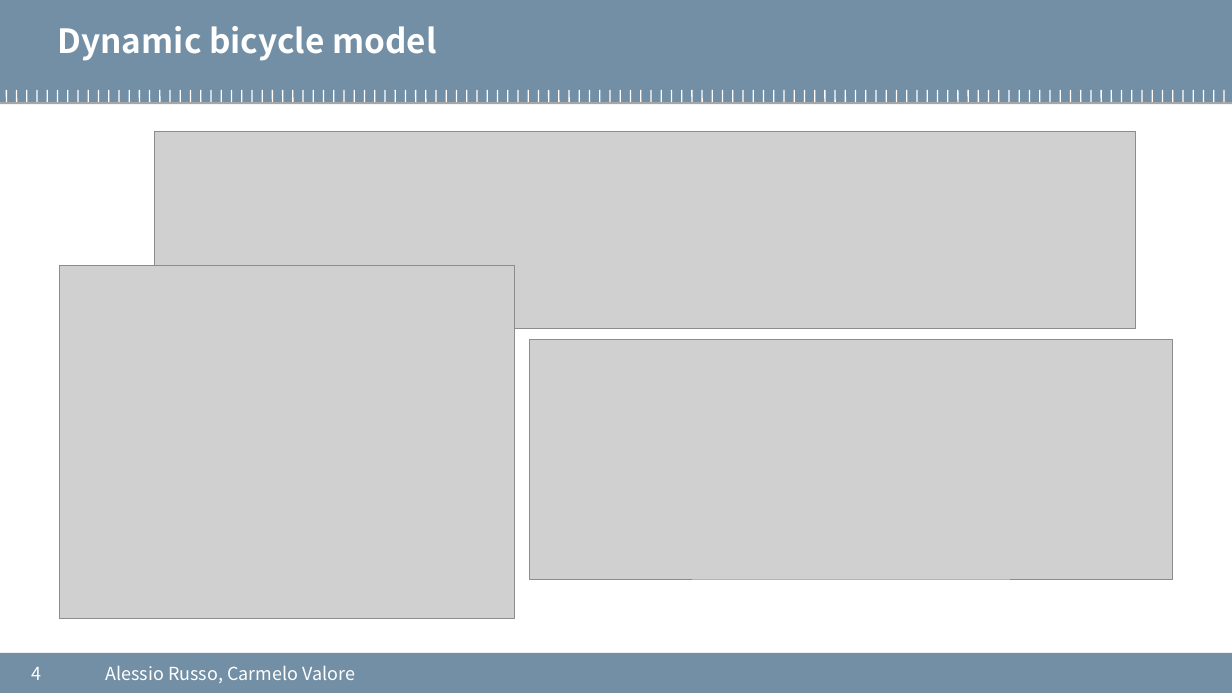
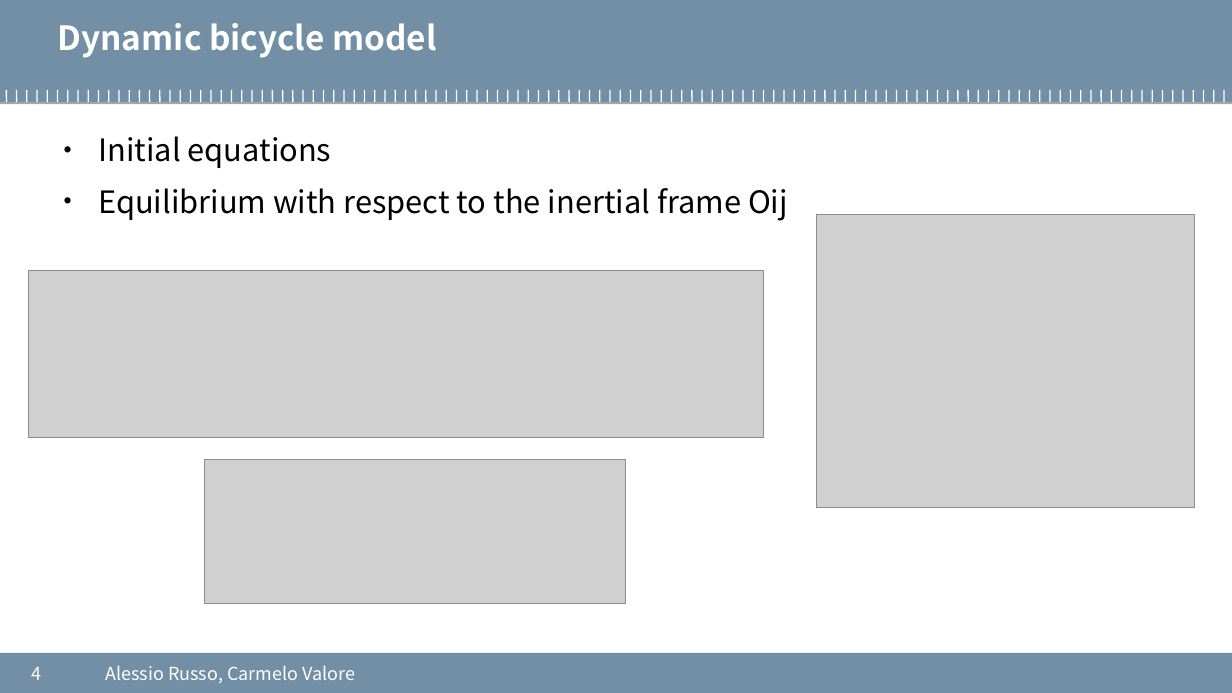
Before and after one commit to cvalore/mida2-project, a slide deck: slide 4 of presentations/20200916_meeting8.pptx. Drawn at 1232x693 pixels with LibreOffice and Linux fonts; fonts in the diff are those of the drawing; grey boxes stand for pictures; background and template pictures are left out. Boxes give left, top, right and bottom in pixels: in the first picture for what was removed or moved away, otherwise in the second. Text is boxed around its words. In the diff, an @@ line names an element or a change of style, - is before the commit and + after.

```diff
--- a/presentations/20200916_meeting8.pptx
+++ b/presentations/20200916_meeting8.pptx
@@ text added at <box>98,136,788,221</box>, 24 pt, text #000000 @@
+  • Initial equations
+  • Equilibrium with respect to the inertial frame Oij
@@ picture: place and size @@
-picture at <box>60,266,515,618</box>
+picture at <box>817,214,1195,507</box>
@@ picture: place and size @@
-picture at <box>154,131,1136,329</box>
+picture at <box>28,270,763,438</box>
@@ picture: place and size @@
-picture at <box>530,339,1173,579</box>
+picture at <box>205,459,627,604</box>
```
Also in this commit, not shown: 9 other slides changed, 7 slides added, 16 other files.
